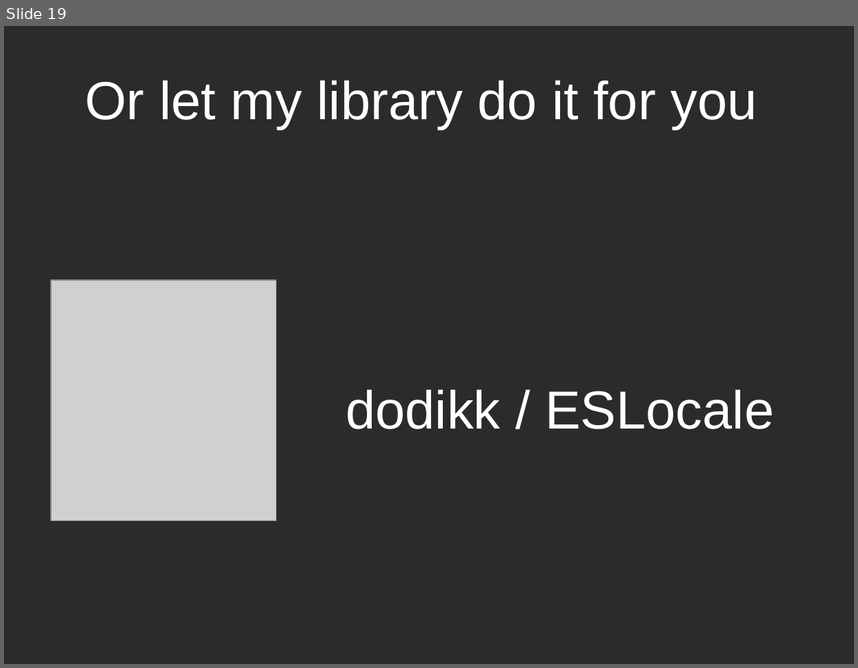
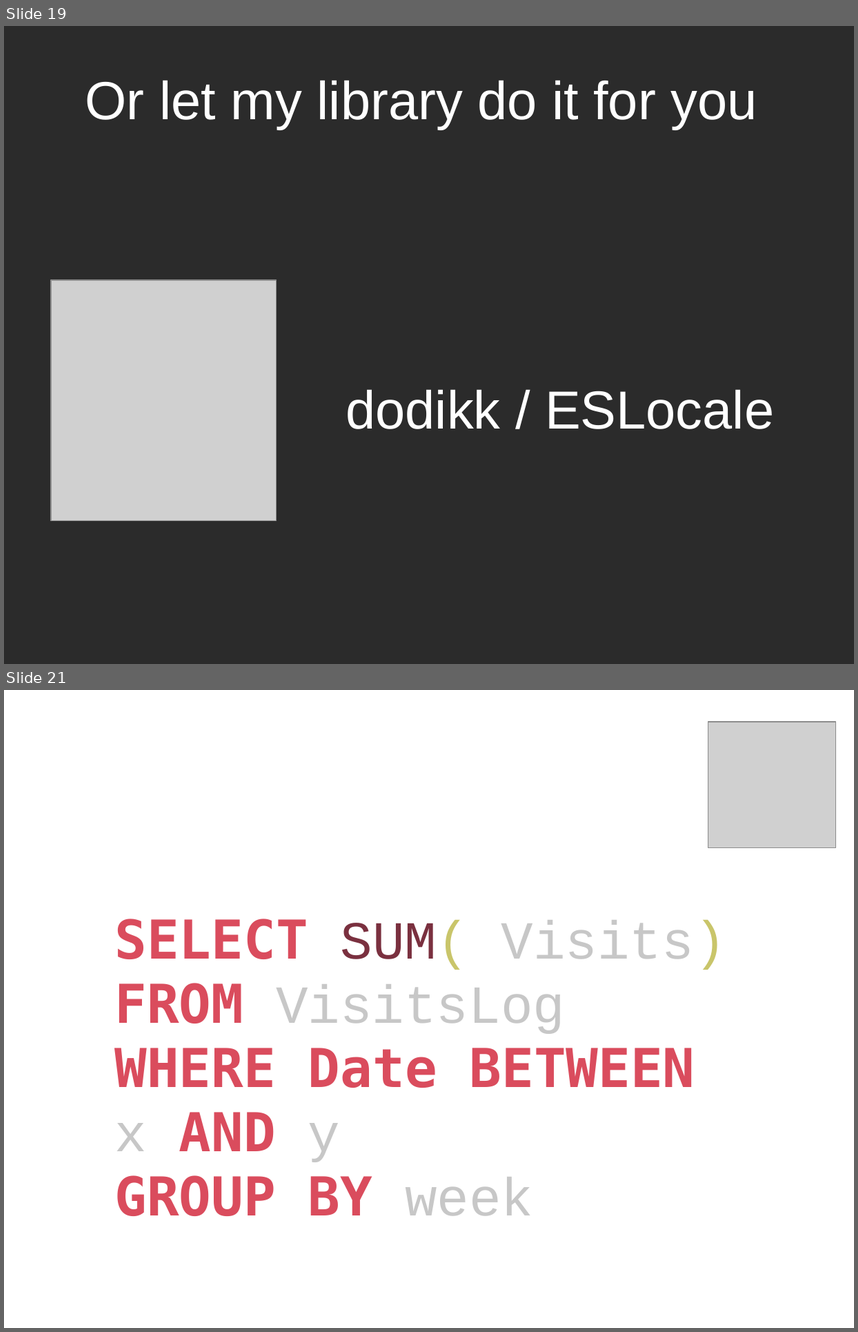
Before and after one commit to dodikk/ESLocale, a slide deck: article/slides/CalendarSqlite.odp. Shown one above the other, each under a label of ours: slide 19 before the commit, slides 19 and 21 after it; the slides between them are not shown. The pictures are 858x668 and 858x1332 pixels, drawn with LibreOffice and Linux fonts; fonts in the diff are those of the drawing; grey boxes stand for pictures; background and template pictures are left out; a plain dark background stands for a picture behind light text. Boxes give left, top, right and bottom in pixels: in the first picture for what was removed or moved away, otherwise in the second. Text is boxed around its words. In the diff, an @@ line names an element or a change of style, - is before the commit and + after.

```diff
--- a/article/slides/CalendarSqlite.odp
+++ b/article/slides/CalendarSqlite.odp
@@ slide 21 added at <box>4,690,854,1328</box>, background picture (left out) @@
@@ picture added at <box>708,722,835,848</box> @@
@@ text added at <box>115,918,726,1216</box>, 50 pt, text #DA4C5D, bold @@
+SELECT SUM( Visits)
+FROM VisitsLog
+WHERE Date BETWEEN x AND y
+GROUP BY week
```
Also in this commit, not shown: 4 slides changed, 7 other slides added, 3 slides removed, 1 other file.
